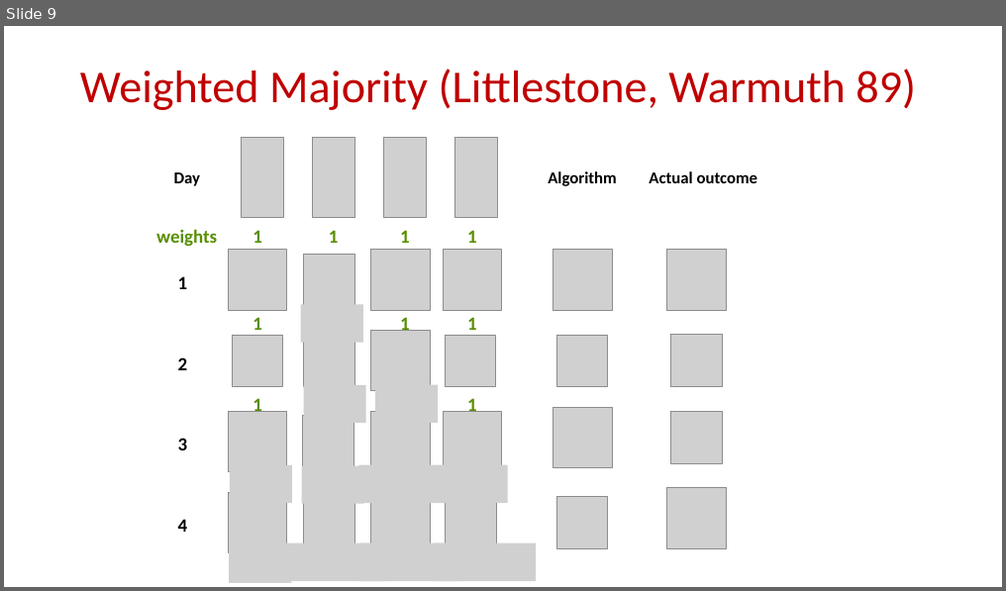
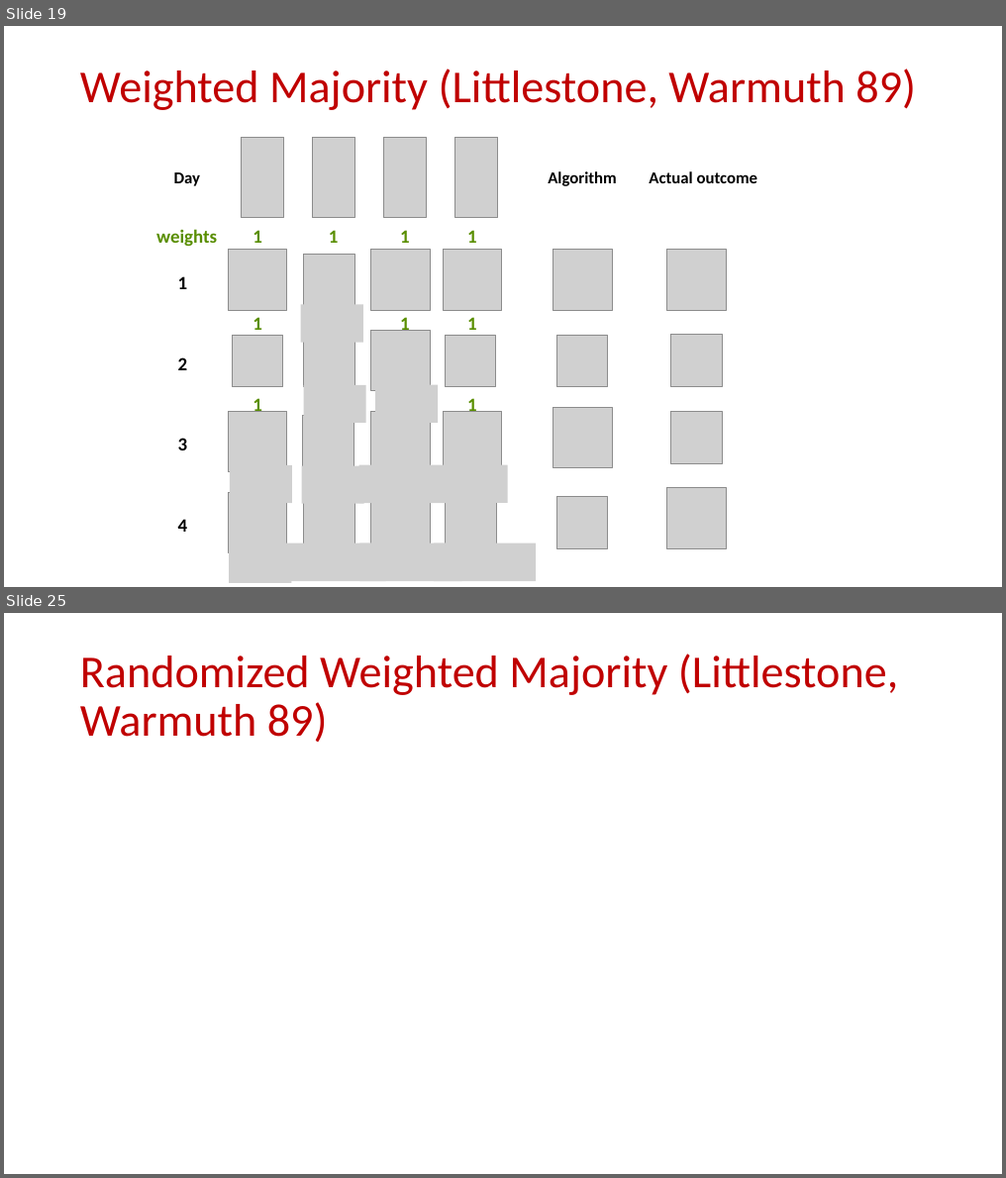
Before and after one commit to samsonzhou/samsonzhou.github.io, a slide deck: CSCE658-S24/L15.pptx. Shown one above the other, each under a label of ours: slide 9 before the commit, slides 19 and 25 after it; the slides between them are not shown. The pictures are 1006x591 and 1006x1178 pixels, drawn with LibreOffice and Linux fonts; fonts in the diff are those of the drawing; grey boxes stand for pictures. Boxes give left, top, right and bottom in pixels: in the first picture for what was removed or moved away, otherwise in the second. Text is boxed around its words. In the diff, an @@ line names an element or a change of style, - is before the commit and + after.

```diff
--- a/CSCE658-S24/L15.pptx
+++ b/CSCE658-S24/L15.pptx
@@ slide 25 added at box(4, 613, 1002, 1174), background #FFFFFF @@
@@ title added at box(80, 654, 898, 742), 44 pt, text #C00000 @@
+Randomized Weighted Majority (Littlestone, Warmuth 89)
@@ what was slide 9 is now slide 19 @@
```
Also in this commit, not shown: 5 slides changed, 24 other slides added, 4 slides removed.
